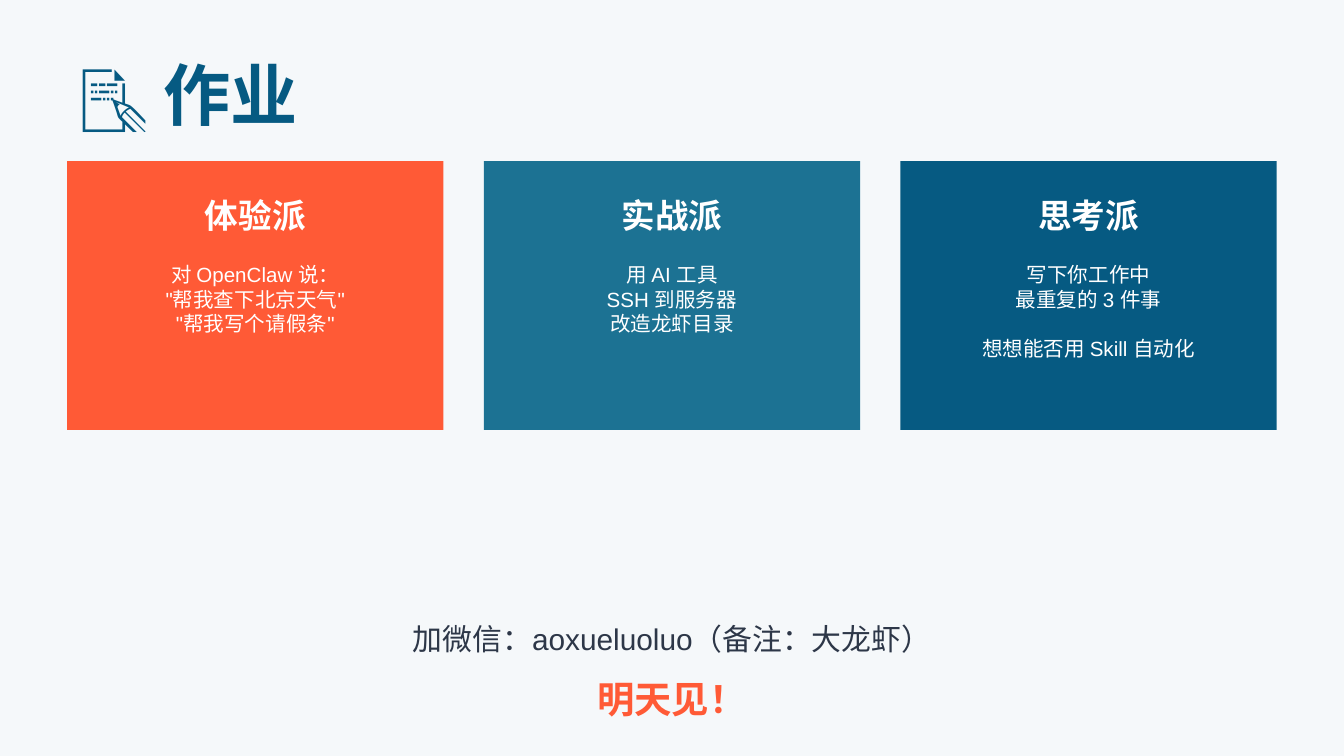
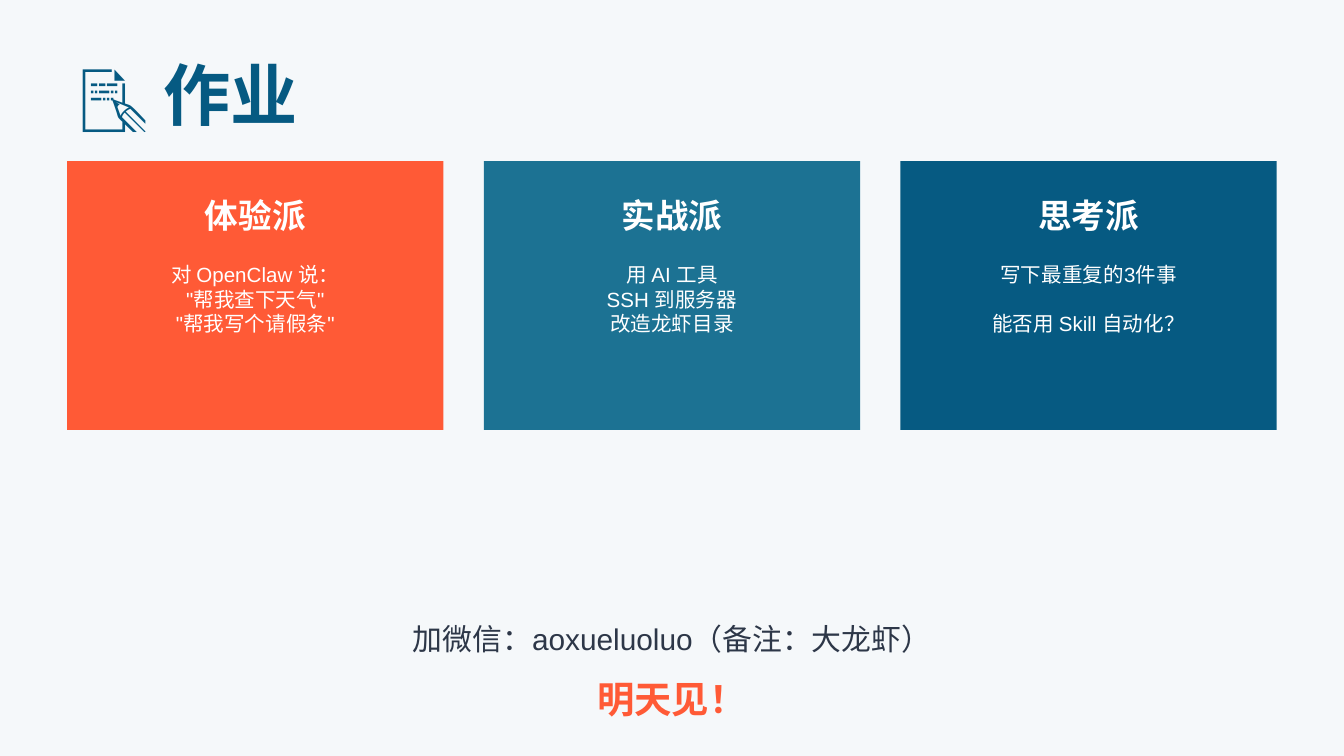
Before and after one commit to lingling1989r/Openclaw4OPC, a slide deck: slide 9 of 每天一个Skill-分享PPT.pptx. Drawn at 1344x756 pixels with LibreOffice and Linux fonts; fonts in the diff are those of the drawing. Boxes give left, top, right and bottom in pixels: in the first picture for what was removed or moved away, otherwise in the second. Text is boxed around its words. In the diff, an @@ line names an element or a change of style, - is before the commit and + after.

```diff
--- a/每天一个Skill-分享PPT.pptx
+++ b/每天一个Skill-分享PPT.pptx
@@ text at (992,264,1184,333): text changed @@
-写下你工作中
-最重复的 3 件事
-想想能否用 Skill 自动化
+写下最重复的3件事
+能否用 Skill 自动化？
@@ text at (186,291,324,309): text changed @@
-"帮我查下北京天气"
+"帮我查下天气"
```
Also in this commit, not shown: 6 other slides changed.
